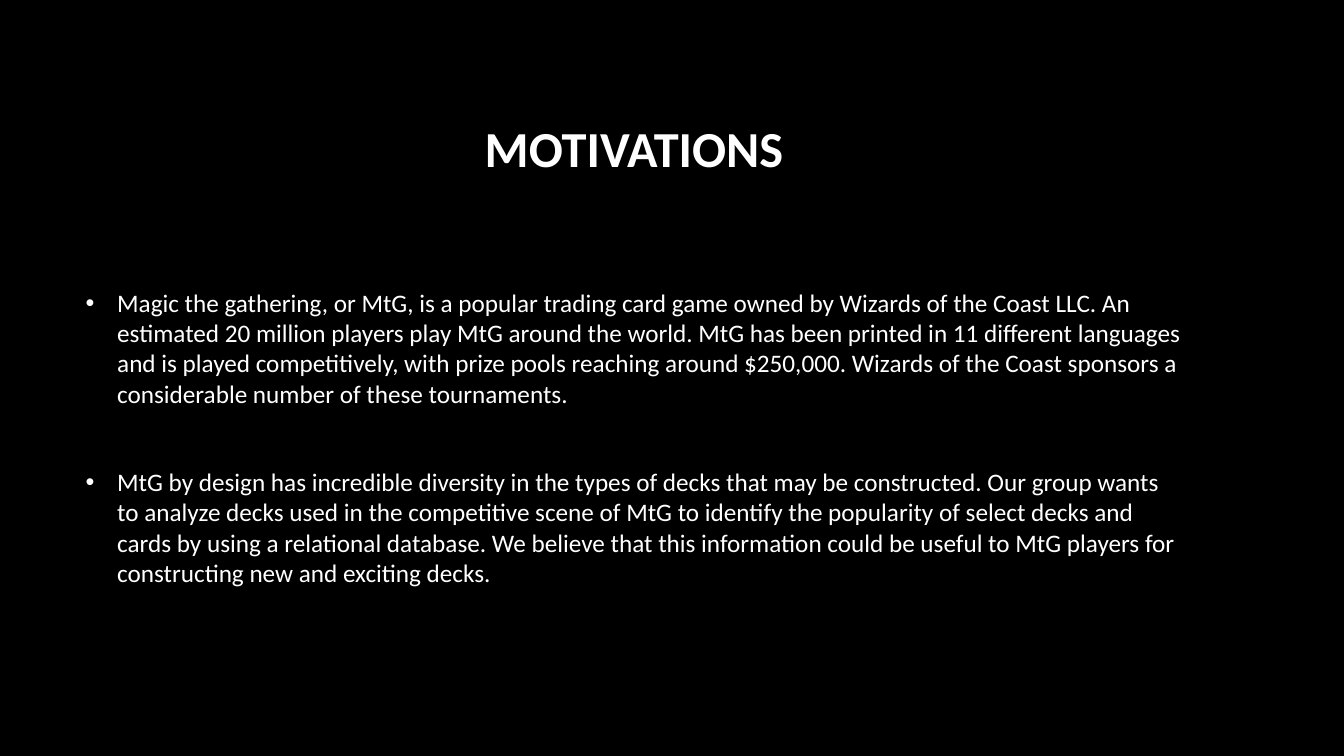
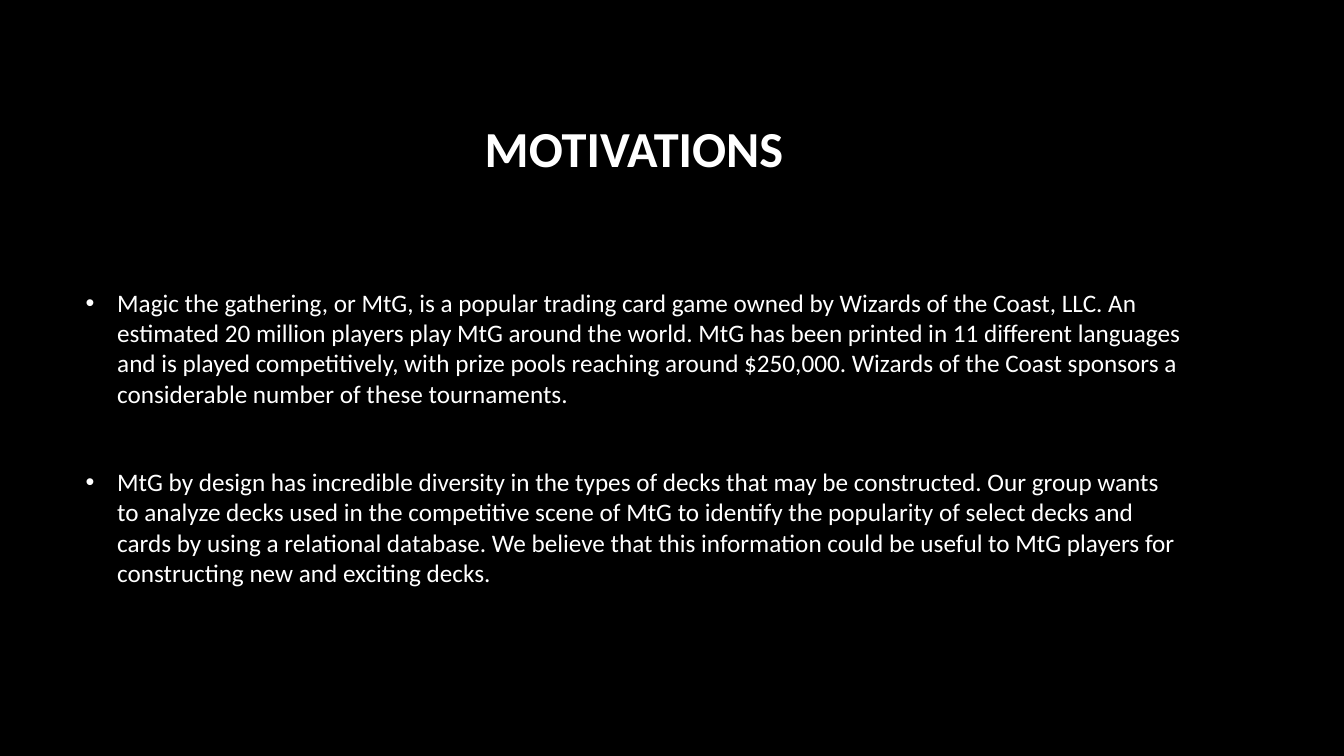
Before and after one commit to jedibob5/CSC4402DBProject, a slide deck: slide 2 of project/presentation/Databases project.pptx. Drawn at 1344x756 pixels with LibreOffice and Linux fonts; fonts in the diff are those of the drawing; background and template pictures are left out. Boxes give left, top, right and bottom in pixels: in the first picture for what was removed or moved away, otherwise in the second. Text is boxed around its words. In the diff, an @@ line names an element or a change of style, - is before the commit and + after.

```diff
--- a/project/presentation/Databases project.pptx
+++ b/project/presentation/Databases project.pptx
@@ text at (117, 294, 1180, 404): text changed @@
-• Magic the gathering, or MtG, is a popular trading card game owned by Wizards of the Coast LLC. An estimated 20 million players play MtG around the world. MtG has been printed in 11 different languages and is played competitively, with prize pools reaching around $250,000. Wizards of the Coast sponsors a considerable number of these tournaments.
+• Magic the gathering, or MtG, is a popular trading card game owned by Wizards of the Coast, LLC. An estimated 20 million players play MtG around the world. MtG has been printed in 11 different languages and is played competitively, with prize pools reaching around $250,000. Wizards of the Coast sponsors a considerable number of these tournaments.
```
Also in this commit, not shown: 2 other slides changed, 1 slide added, 2 other files.
